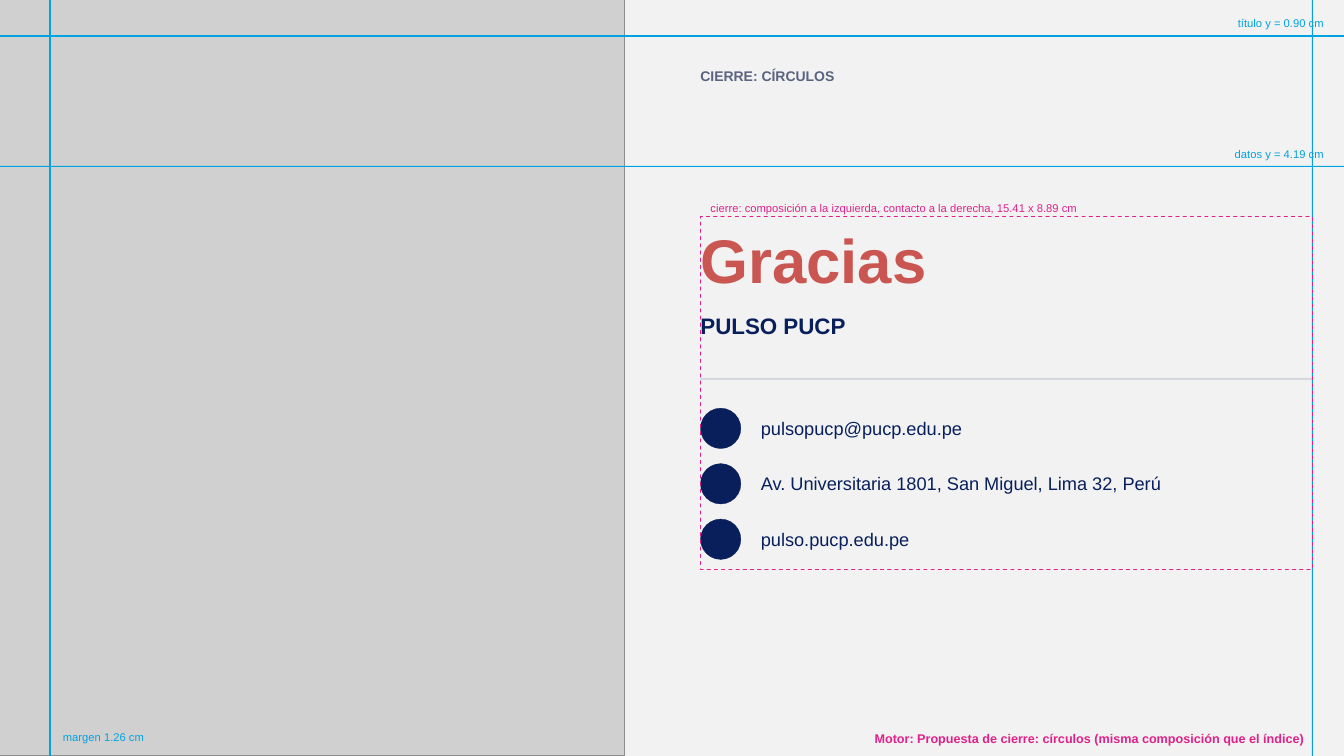
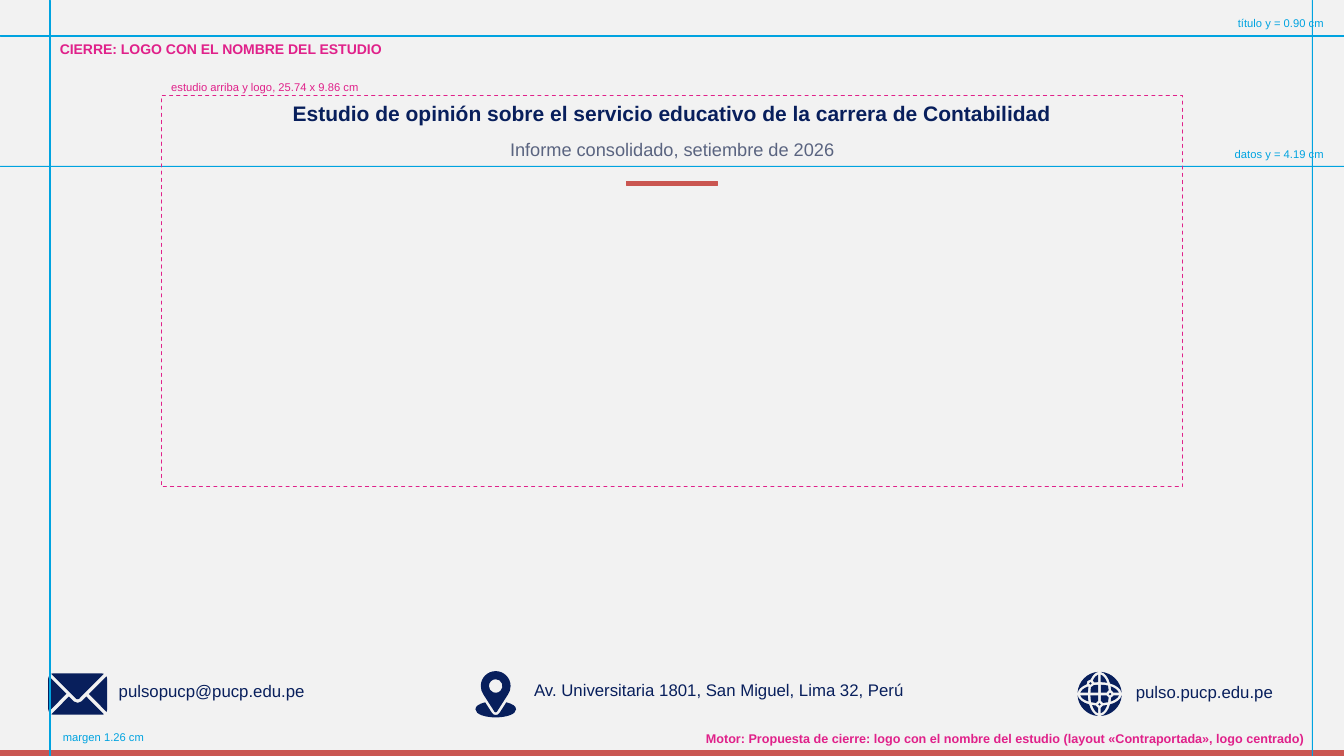
Before and after one commit to GonzaloAlmendariz/prosecnur-app, a slide deck: slide 165 of docs/qa/motor-ppt-2026-10-06/4-recetario/recetario-moderna-guias.pptx. Drawn at 1344x756 pixels with LibreOffice and Linux fonts; fonts in the diff are those of the drawing; grey boxes stand for pictures; background and template pictures are left out. Boxes give left, top, right and bottom in pixels: in the first picture for what was removed or moved away, otherwise in the second. Text is boxed around its words. In the diff, an @@ line names an element or a change of style, - is before the commit and + after.

```diff
--- a/docs/qa/motor-ppt-2026-10-06/4-recetario/recetario-moderna-guias.pptx
+++ b/docs/qa/motor-ppt-2026-10-06/4-recetario/recetario-moderna-guias.pptx
@@ picture removed at <box>0,0,625,756</box> @@
@@ text added at <box>60,44,382,54</box>, 10 pt, text #E0218A, bold @@
+CIERRE: LOGO CON EL NOMBRE DEL ESTUDIO
@@ text added at <box>171,83,358,94</box>, 8 pt, text #E0218A @@
+estudio arriba y logo, 25.74 x 9.86 cm
@@ text removed at <box>700,70,835,81</box> @@
-CIERRE: CÍRCULOS
@@ rectangle: place and size @@
-rectangle at <box>701,217,1313,570</box>
+rectangle at <box>161,96,1183,487</box>
@@ text added at <box>293,105,1050,126</box>, 15 pt, text #081F5C, bold @@
+Estudio de opinión sobre el servicio educativo de la carrera de Contabilidad
@@ text added at <box>510,143,834,158</box>, 13 pt, text #5A6480 @@
+Informe consolidado, setiembre de 2026
@@ rectangle added at <box>627,181,718,186</box>, fill #CA5651, outline #CA5651 0.25 pt @@
@@ text removed at <box>710,204,1077,215</box> @@
-cierre: composición a la izquierda, contacto a la derecha, 15.41 x 8.89 cm
@@ text removed at <box>700,236,926,291</box> @@
-Gracias
@@ text removed at <box>700,316,845,339</box> @@
-PULSO PUCP
@@ rectangle removed at <box>701,378,1313,379</box> @@
@@ ellipse removed at <box>701,408,741,449</box> @@
@@ ellipse removed at <box>701,464,741,504</box> @@
@@ ellipse removed at <box>701,519,741,560</box> @@
@@ group added at <box>48,674,107,715</box>: 4 freeform shapes @@
@@ text "pulsopucp@pucp.edu.pe": place and size @@
-text "pulsopucp@pucp.edu.pe" at <box>761,421,962,439</box>
+text "pulsopucp@pucp.edu.pe" at <box>119,685,305,701</box>
@@ freeform shape added at <box>481,671,511,713</box>, fill #081F5C @@
@@ text "Av. Universitaria 1801, San Miguel, ...": place and size @@
-text "Av. Universitaria 1801, San Miguel, ..." at <box>761,476,1161,494</box>
+text "Av. Universitaria 1801, San Miguel, ..." at <box>534,683,903,700</box>
@@ size 13 to 12 pt in 3 elements at <box>119,685,305,701</box>, <box>534,683,903,700</box>, <box>1136,686,1273,702</box> @@
@@ text "pulso.pucp.edu.pe": place and size @@
-text "pulso.pucp.edu.pe" at <box>761,532,909,550</box>
+text "pulso.pucp.edu.pe" at <box>1136,686,1273,702</box>
@@ freeform shape added at <box>476,703,516,718</box>, fill #081F5C @@
@@ group added at <box>1078,673,1122,716</box>: 19 freeform shapes @@
@@ text at <box>706,734,1303,746</box>: text changed @@
-Motor: Propuesta de cierre: círculos (misma composición que el índice)
+Motor: Propuesta de cierre: logo con el nombre del estudio (layout «Contraportada», logo centrado)
@@ line added from (0, 754) to (1344, 754), #CA5651 4.5 pt @@
```
Also in this commit, not shown: 5 other slides changed, 7 other files.
